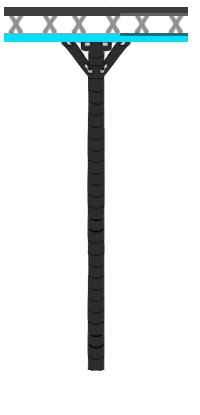
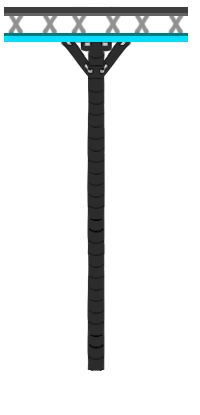
Layers edited between the first and the second 200 x 415 image:
painted on "Calque 5" over [70, 13, 122, 36]
painted on "Calque 15" over [4, 13, 76, 36]
